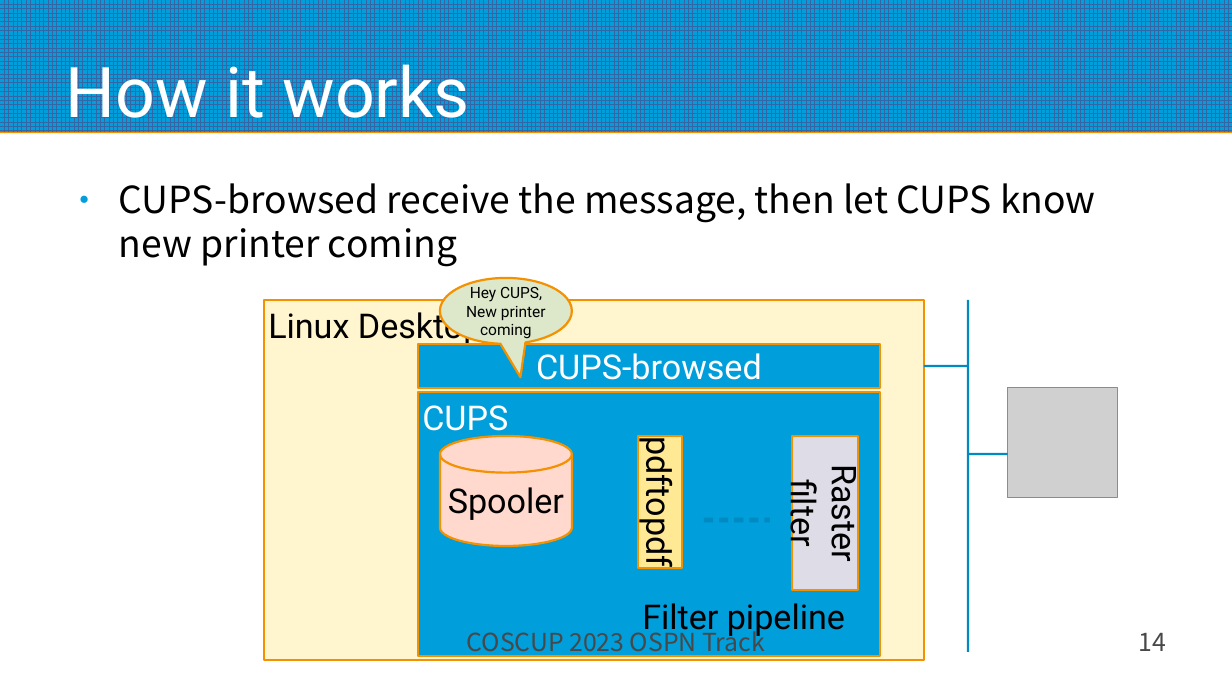
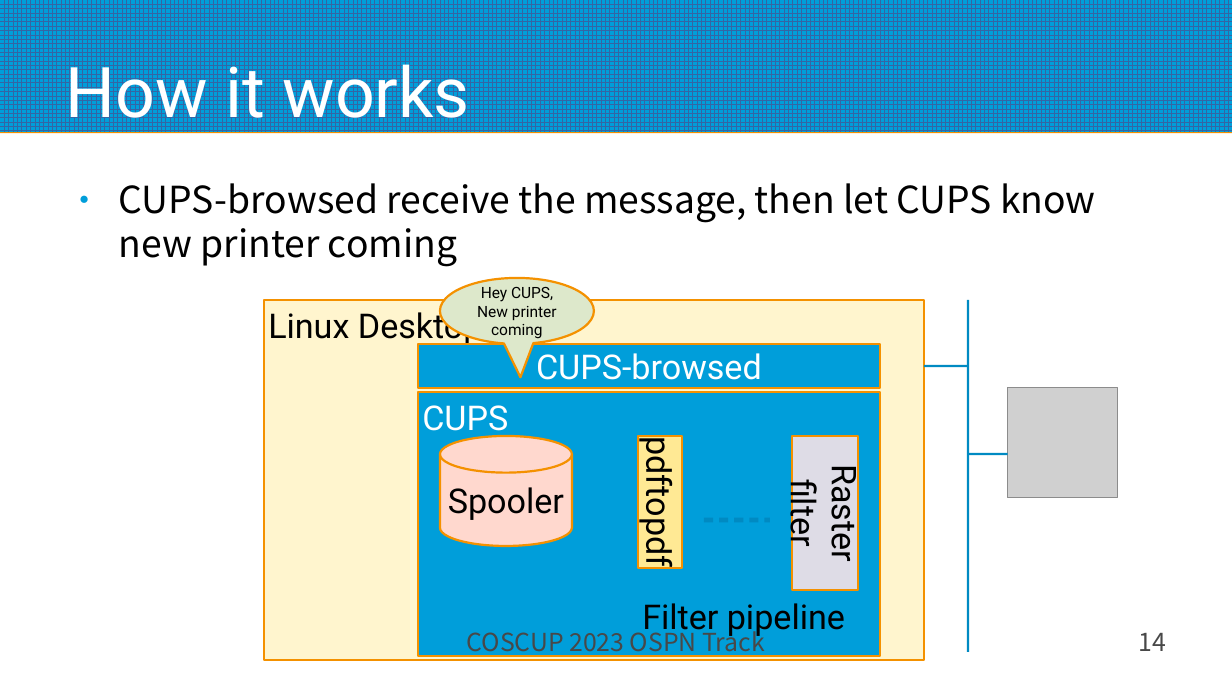
Before and after one commit to naruoga/presentations, a slide deck: slide 14 of COSCUP2023_Desktop_Printing.odp. Drawn at 1232x693 pixels with LibreOffice and Linux fonts; fonts in the diff are those of the drawing; grey boxes stand for pictures. Boxes give left, top, right and bottom in pixels: in the first picture for what was removed or moved away, otherwise in the second. Text is boxed around its words. In the diff, an @@ line names an element or a change of style, - is before the commit and + after.

```diff
--- a/COSCUP2023_Desktop_Printing.odp
+++ b/COSCUP2023_Desktop_Printing.odp
@@ speech bubble "Hey CUPS,": place and size @@
-speech bubble "Hey CUPS," at (440, 278, 572, 344)
+speech bubble "Hey CUPS," at (440, 278, 595, 344)
@@ speech bubble "Hey CUPS," at (440, 278, 595, 344): proportions changed @@
```
Also in this commit, not shown: 4 other slides changed.
